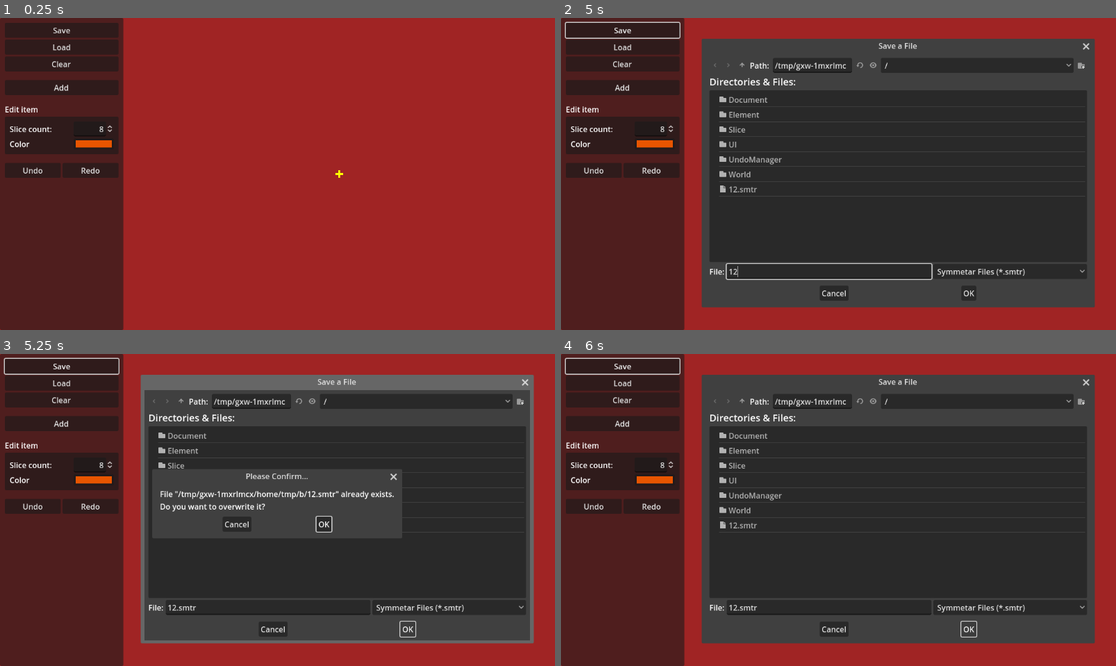
Above: before the commit, frames 1-4 (two rows, left to right).
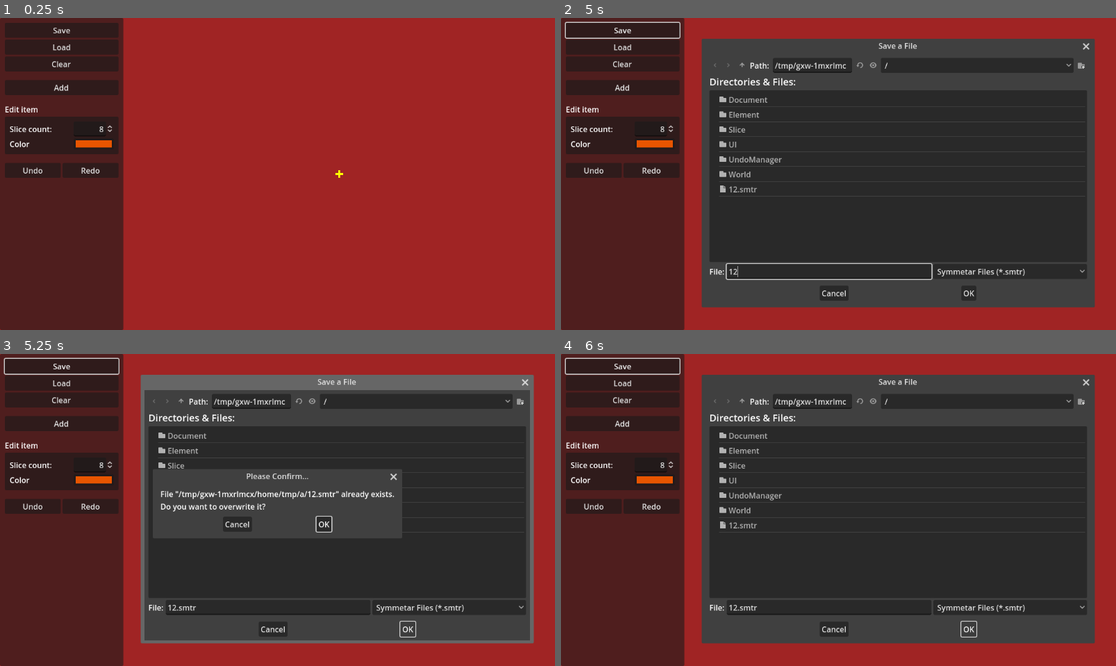
Above: after the commit, the same moments.

Repository: zoeesilcock/symmetar
Game: Godot game, scene res://Main.tscn
Same seed, same stepped clock (60 frames per second), same inputs: the game is played once before the commit and once after it.
Inputs (mouse positions are in pixels of both pictures, inside the frame that each line leads up to):
- Up to frame 1 (0.25 s): no input
- Up to frame 2 (5 s): click "Clear" at 0.5 s; click "Add" at 1.25 s; click "Undo" at 2 s; click "Redo" at 2.75 s; click "Save" at 3.5 s; click (827, 270) at 4.27 s; type "12" at 4.35 s
- Up to frame 3 (5.25 s): click "OK" at 5 s
- Up to frame 4 (6 s): click "OK" at 5.75 s

Frames 1-2 are identical in both runs. In frame 3, 0.6% of the frame differs, in the area x 28-71%, y 38-56%; in frame 4, nothing differs.

Commit message:
Update slice pivot when scale changes

Diff:
--- a/Element/Element.gd
+++ b/Element/Element.gd
@@ -172,10 +172,11 @@
 	state.slice_rotation = slices[0].rotation
 
 func _update_slice_scales(slice_index : int = 0) -> void:
-	var slice_scale : Vector2 = slices[slice_index].slice_scale
+	var slice : Slice = slices[slice_index]
 
 	for index : int in state.slice_count:
 		if index != slice_index:
-			slices[index].slice_scale = slice_scale
+			slices[index].slice_scale = slice.slice_scale
+			slices[index].slice_pivot = slice.slice_pivot
 
-	state.slice_scale = slice_scale
+	state.slice_scale = slice.slice_scale
